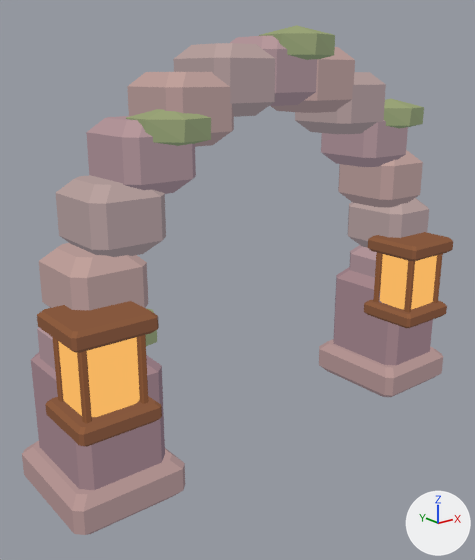
The glTF model assets/models/dusk_arch.glb, before and after one commit.
Camera for both pictures: a camera (50 mm lens) standing at (-2.0, -2.28, 1.73) and looking at (-0.15, 0.02, 0.81). Every picture has the same lights, and +X, +Y and +Z are marked at lower right. The older version comes first. Vertices at exactly the same position are counted once.

Objects in the first picture: 'Dämmergänge · alter Rundbogen'.
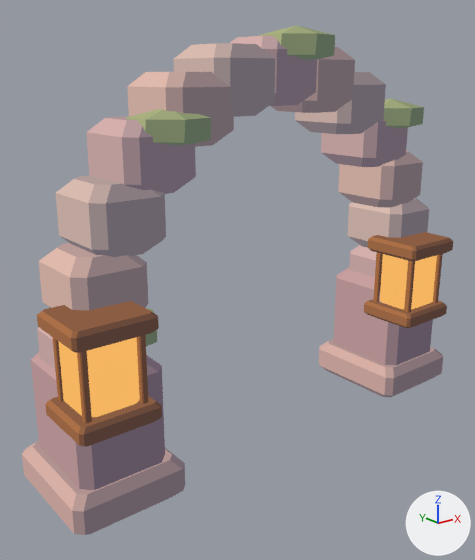
What the commit changed:
me_dämmergänge___alter_rundbogen has 1072 vertices, 2000 faces and spans x -1.16..1.16, y -0.37..0.28, z 0.0..1.93.
me_dämmergänge___alter_rundbogen is used by ob_dämmergänge___alter_rundbogen; location (0.0, 0.0, 0.0).
me_dämmergänge___alter_rundbogen part 1: 648 faces centred in x -1.16..1.0, y -0.37..-0.05, z 0.47..0.91 are repainted in the vertex colours; the middle colour goes from brown #603e2e to brown #573c33.
me_dämmergänge___alter_rundbogen part 2: 647 faces centred in x -1.16..1.15, y -0.32..0.28, z 0.09..1.9 are repainted in the vertex colours; the middle colour goes from grey #968481 to beige #ab9182.
me_dämmergänge___alter_rundbogen part 3: 585 faces centred in x -1.15..1.16, y -0.36..0.27, z 0.0..1.86 are repainted in the vertex colours; the middle colour goes from grey #756a6c to dark grey #6a636a.

What differs and where, as boxes (x1, y1, x2, y2) in the pictures (475 x 560 px):
part 1 of me_dämmergänge___alter_rundbogen, recoloured
    both: (37, 232, 453, 446)
part 2 of me_dämmergänge___alter_rundbogen, recoloured
    both: (22, 27, 443, 535)
part 3 of me_dämmergänge___alter_rundbogen, recoloured
    both: (71, 33, 443, 535)
